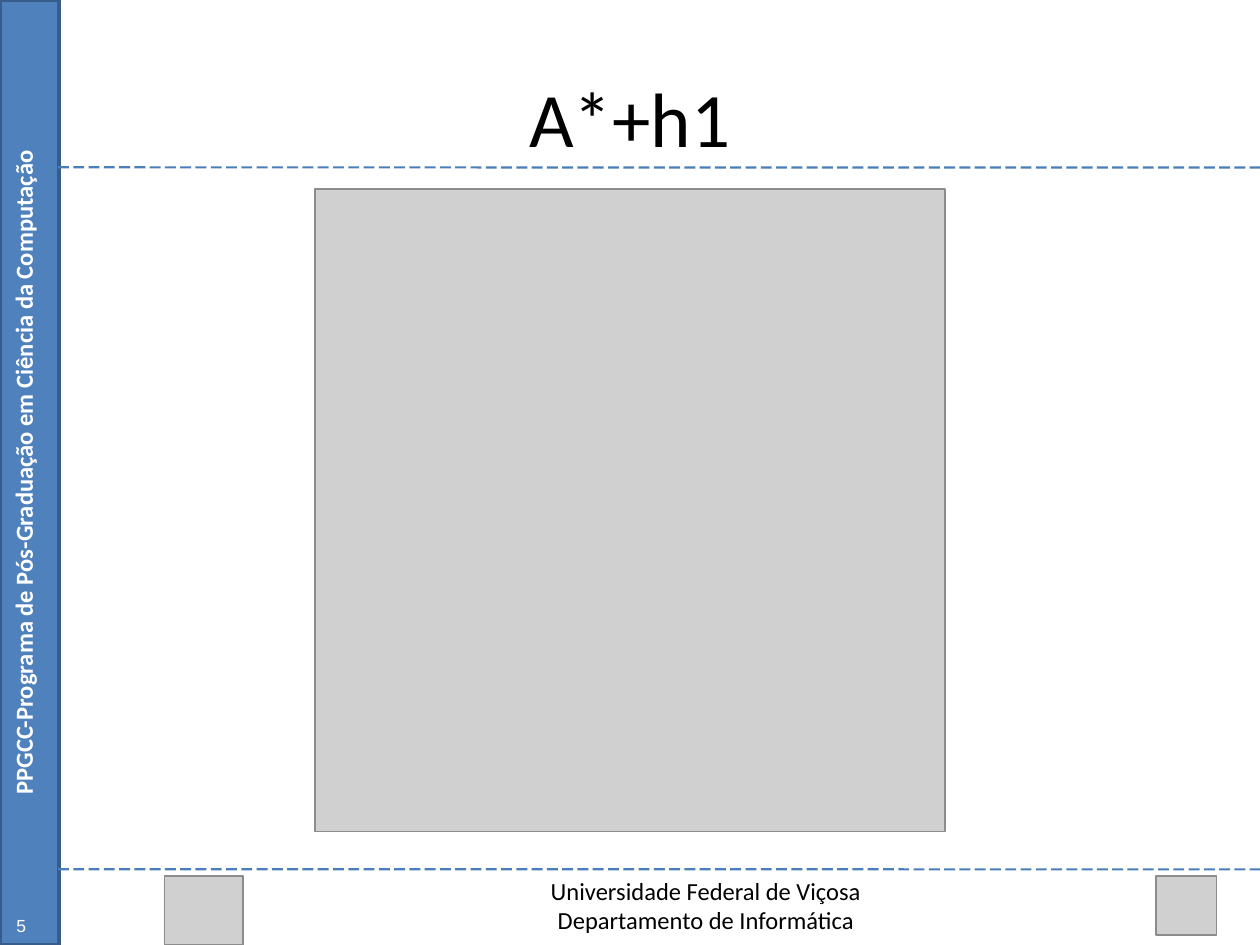
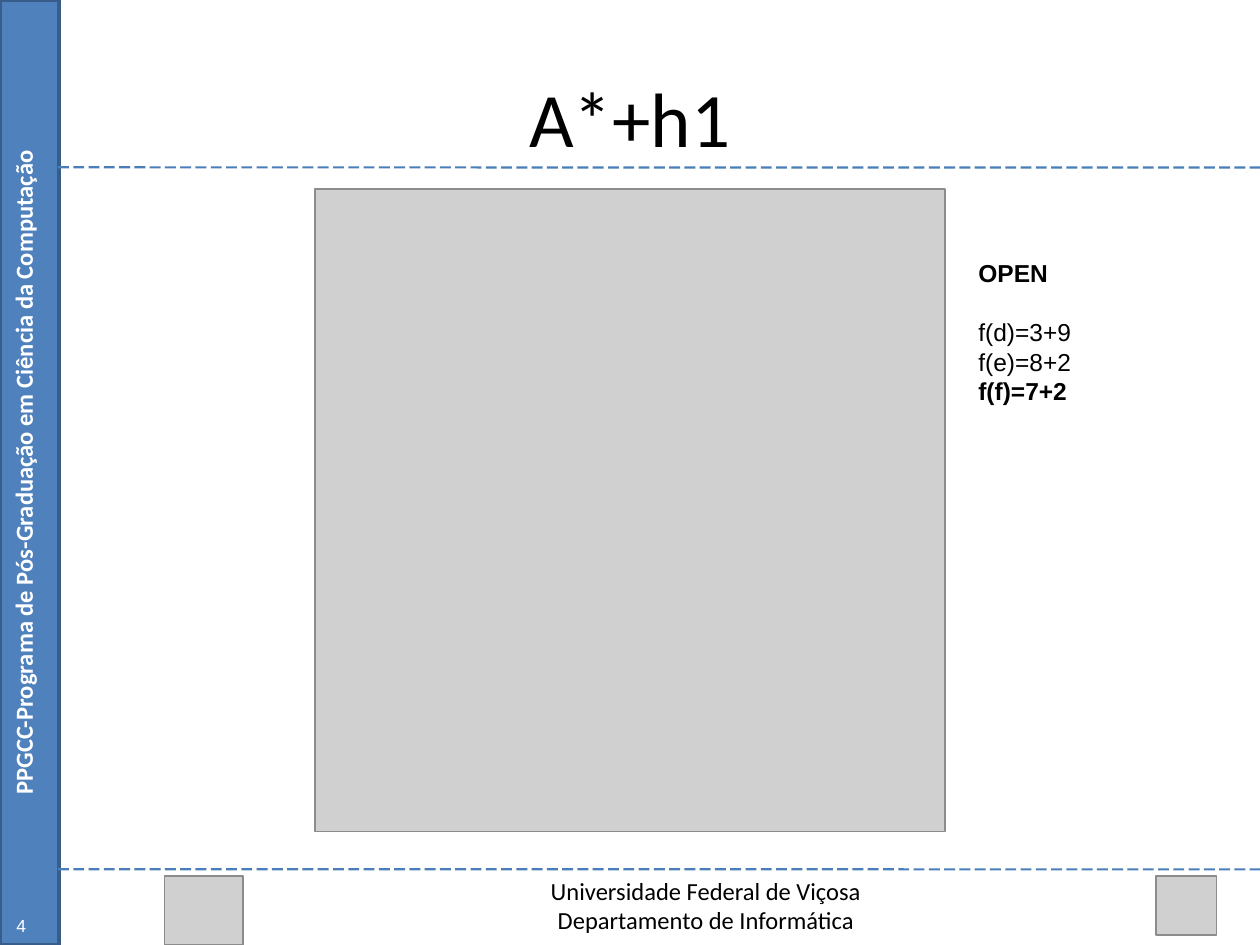
Before and after one commit to Marvinsky/research-marvin, a slide deck: slide 9 of latex/odp/dissertation_v12.odp. Drawn at 1260x945 pixels with LibreOffice and Linux fonts; fonts in the diff are those of the drawing; grey boxes stand for pictures. Boxes give left, top, right and bottom in pixels: in the first picture for what was removed or moved away, otherwise in the second. Text is boxed around its words. In the diff, an @@ line names an element or a change of style, - is before the commit and + after.

```diff
--- a/latex/odp/dissertation_v12.odp
+++ b/latex/odp/dissertation_v12.odp
@@ text added at [978, 265, 1071, 405], 14 pt, text #000000 @@
+OPEN
+f(d)=3+9
+f(e)=8+2
+f(f)=7+2
@@ text at [16, 920, 26, 932]: text changed @@
-5
+4
```
Also in this commit, not shown: 39 other slides changed, 2 slides added.
